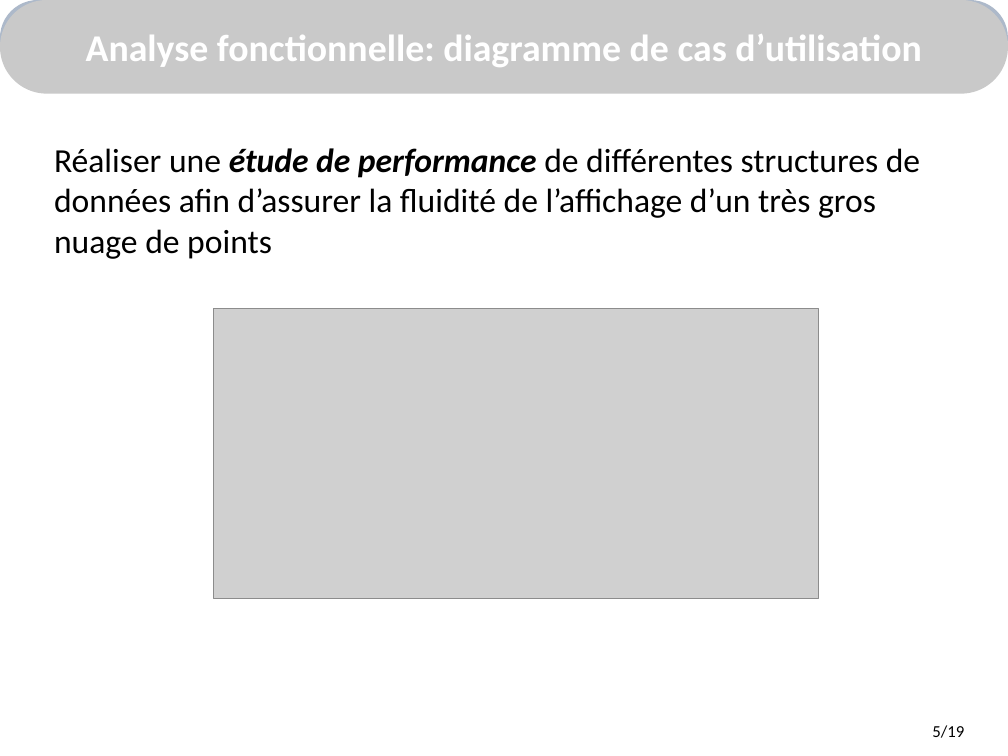
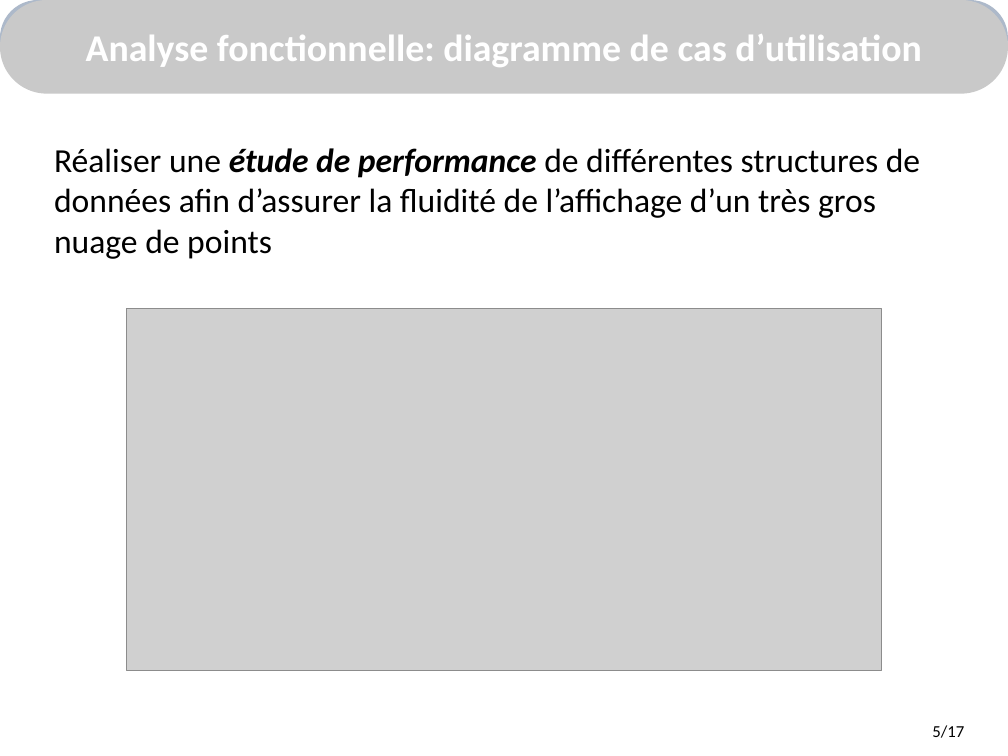
Before and after one commit to alkra/benchOKR, a slide deck: slide 6 of doc/presentationCopil/presentationVersion24Mars.pptx. Drawn at 1008x756 pixels with LibreOffice and Linux fonts; fonts in the diff are those of the drawing; grey boxes stand for pictures; background and template pictures are left out. Boxes give left, top, right and bottom in pixels: in the first picture for what was removed or moved away, otherwise in the second. Text is boxed around its words. In the diff, an @@ line names an element or a change of style, - is before the commit and + after.

```diff
--- a/doc/presentationCopil/presentationVersion24Mars.pptx
+++ b/doc/presentationCopil/presentationVersion24Mars.pptx
@@ picture: place and size @@
-picture at <box>214,308,818,598</box>
+picture at <box>126,308,881,670</box>
@@ text at <box>932,725,964,738</box>: text changed @@
-5/19
+5/17
```
Also in this commit, not shown: 18 other slides changed.
